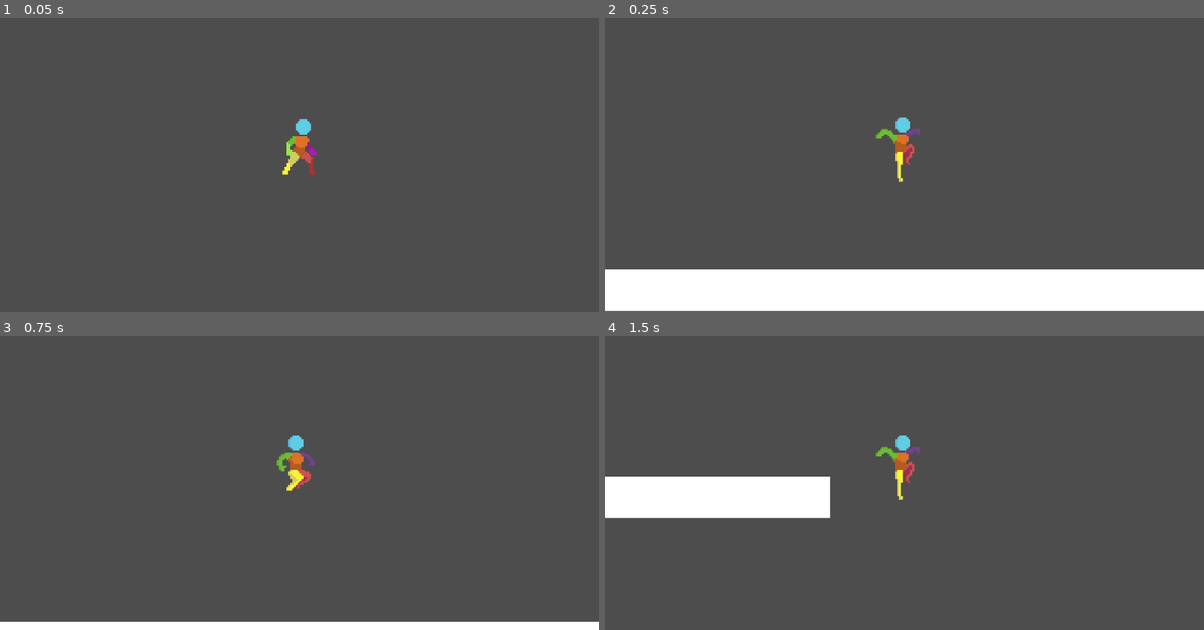
Above: before the commit, frames 1-4 (two rows, left to right).
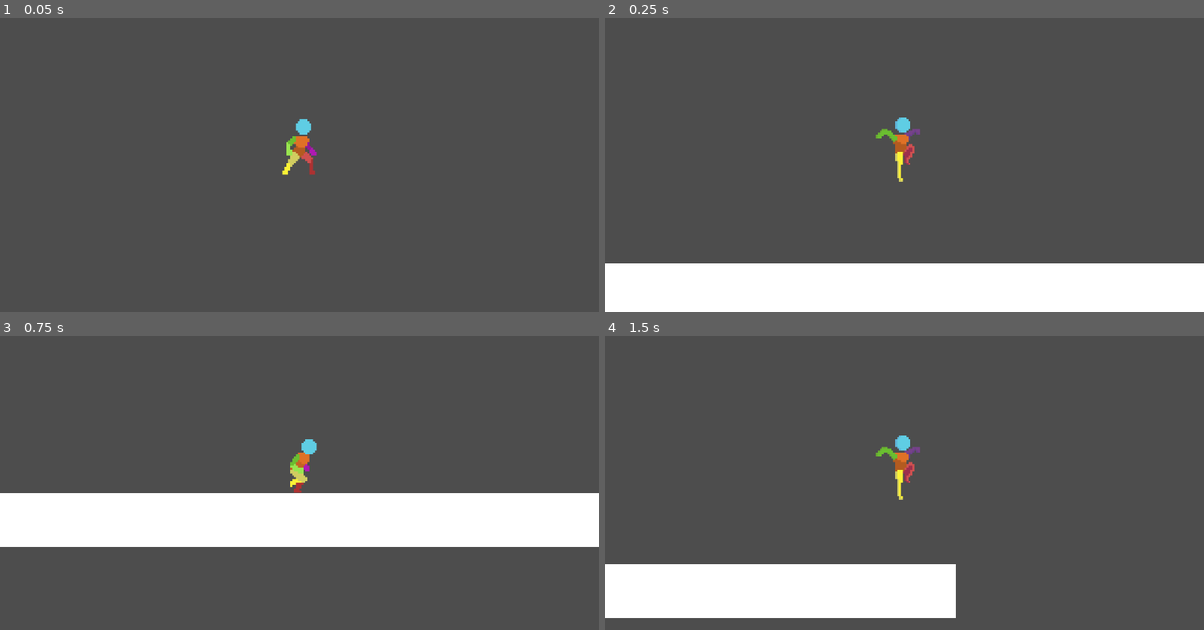
Above: after the commit, the same moments.

Repository: DseaKu/sky-miner
Game: Godot game, scene res://levels/world.tscn
Same seed, same stepped clock (60 frames per second), same inputs: the game is played once before the commit and once after it.
Inputs:
- Up to frame 1 (0.05 s): no input
- Up to frame 2 (0.25 s): no input
- Up to frame 3 (0.75 s): tap Enter (ui_accept) at 0.5 s; hold Right (right) from 0.53 s (still down)
- Up to frame 4 (1.5 s): keep holding Right (right); tap Enter (ui_accept) at 0.77 s

Frame 1 is identical in both runs. In frame 2, 2.5% of the frame differs, in the area x 0-100%, y 83-100%; in frame 3, 22%, in the area x 0-100%, y 33-100%; in frame 4, 16%.

Commit message:
add states

Diff:
--- a/entities/player/character_body_2d.gd
+++ b/entities/player/character_body_2d.gd
@@ -2,11 +2,8 @@
 
 const SPEED = 300.0
 const JUMP_VELOCITY = -400.0
+const TIME_TO_LAND = 0.2
 
 @onready var animation_player = $AnimationPlayer
 @onready var sprite = $Sprite2D
 @onready var state_machine = $StateMachine
-
-func _physics_process(_delta: float) -> void:
-	# All physics and animations are now handled by the StateMachine's child states.
-	pass
--- a/entities/player/states/land.gd
+++ b/entities/player/states/land.gd
@@ -1,11 +1,11 @@
 extends PlayerState
 
-var land_timer := 0.1
+var land_timer :float
 
 func enter():
 	actor.animation_player.play("land")
 	actor.velocity = Vector2.ZERO
-	land_timer = 0.1
+	land_timer = actor.TIME_TO_LAND
 
 func update(delta: float):
 	handle_gravity(delta)
@@ -19,3 +19,7 @@
 	if land_timer <= 0:
 		actor.state_machine.transition_to("idle")
 		return
+
+	if actor.velocity.x != 0:
+		actor.state_machine.transition_to("run")
+		return
--- a/levels/world.tscn
+++ b/levels/world.tscn
@@ -10,7 +10,7 @@
 
 [node name="Floor" type="StaticBody2D" parent="."]
 position = Vector2(-7, 99)
-scale = Vector2(25.120005, 1)
+scale = Vector2(31.173397, 1.2995743)
 metadata/_edit_group_ = true
 
 [node name="CollisionShape2D" type="CollisionShape2D" parent="Floor"]
